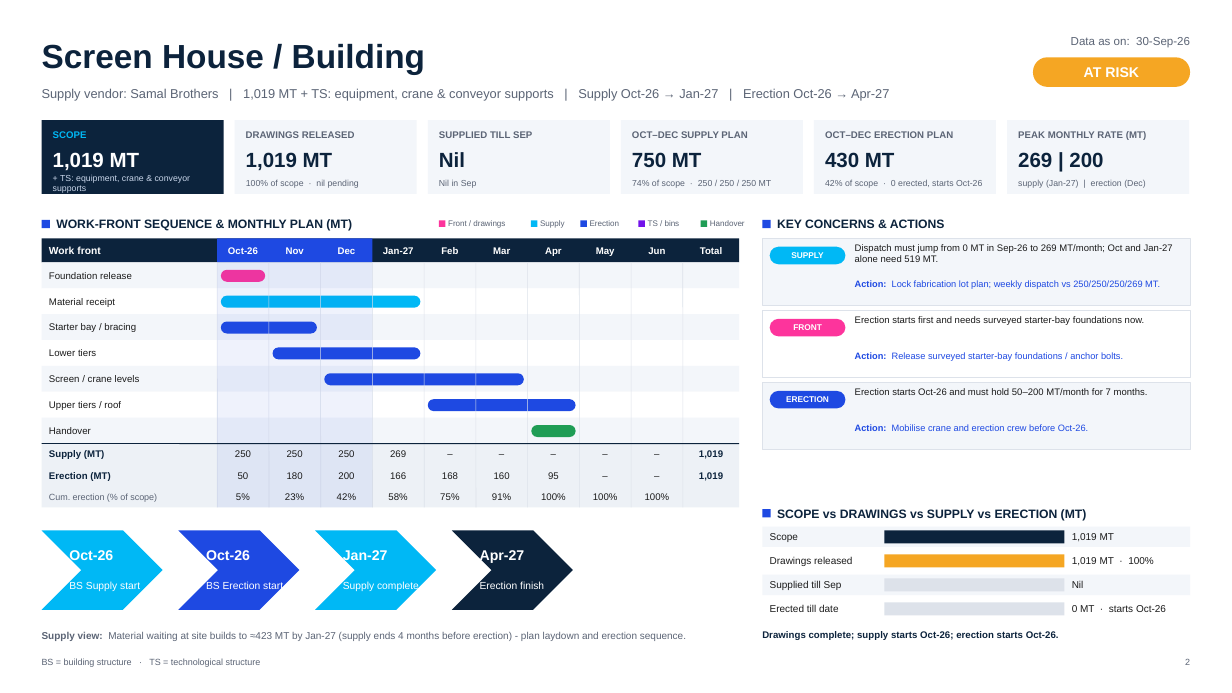
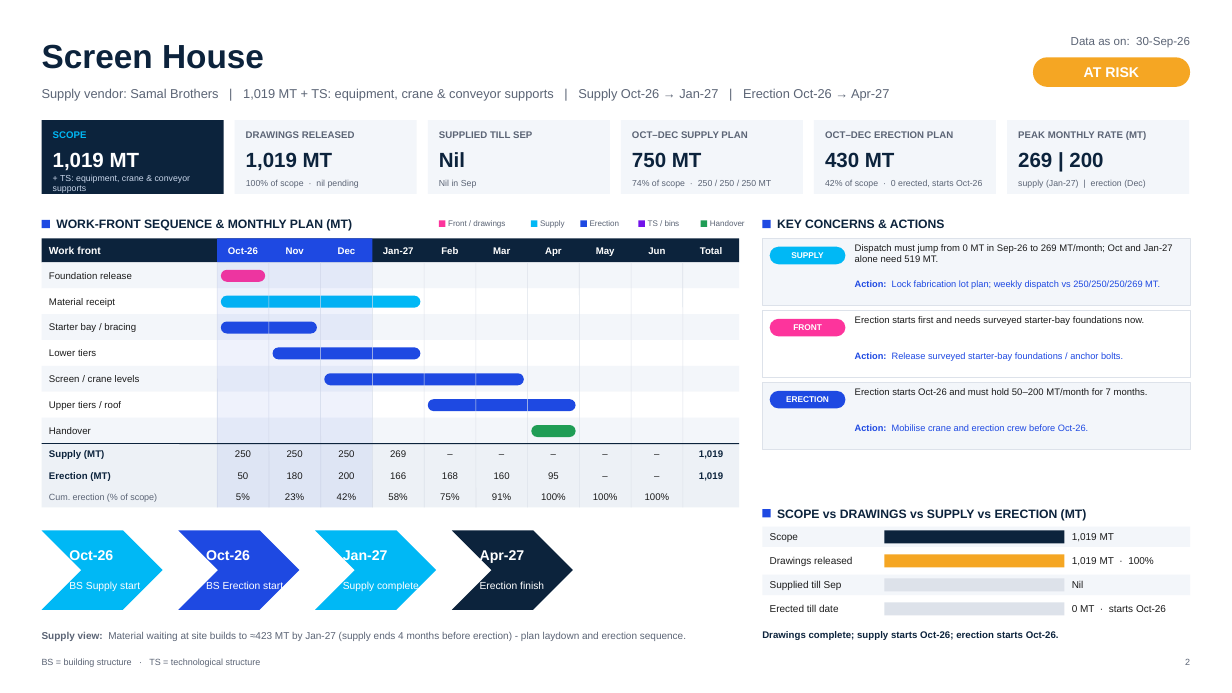
Before and after one commit to Amitdeo34/AD, a slide deck: slide 2 of schedule-engine/samples/Building_Structures_OnePagers.pptx. Drawn at 1232x693 pixels with LibreOffice and Linux fonts; fonts in the diff are those of the drawing. Boxes give left, top, right and bottom in pixels: in the first picture for what was removed or moved away, otherwise in the second. Text is boxed around its words. In the diff, an @@ line names an element or a change of style, - is before the commit and + after.

```diff
--- a/schedule-engine/samples/Building_Structures_OnePagers.pptx
+++ b/schedule-engine/samples/Building_Structures_OnePagers.pptx
@@ text at (42,44,264,69): text changed @@
-Screen House / Building
+Screen House
```
Also in this commit, not shown: 1 other slide changed, 25 other files.
